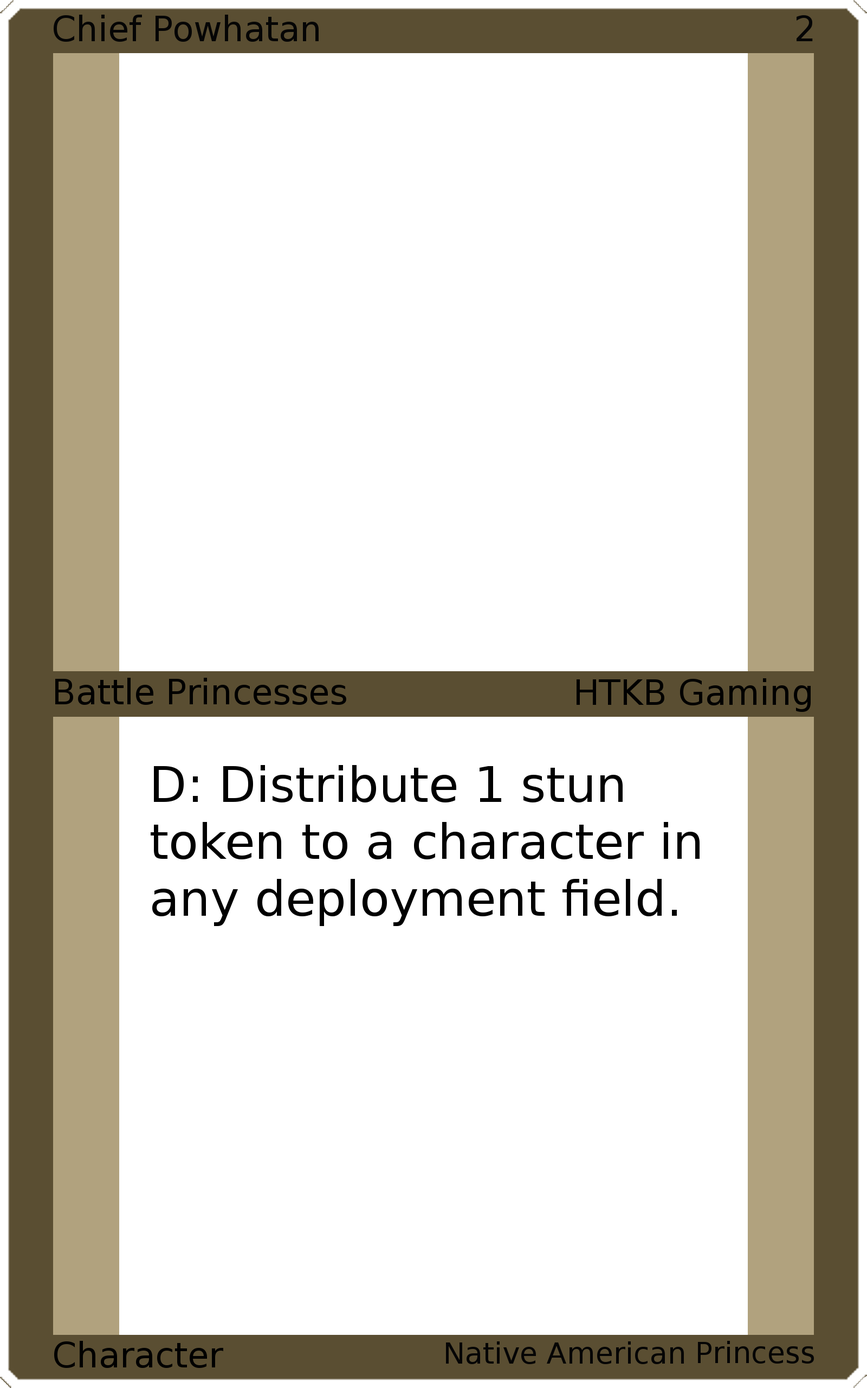
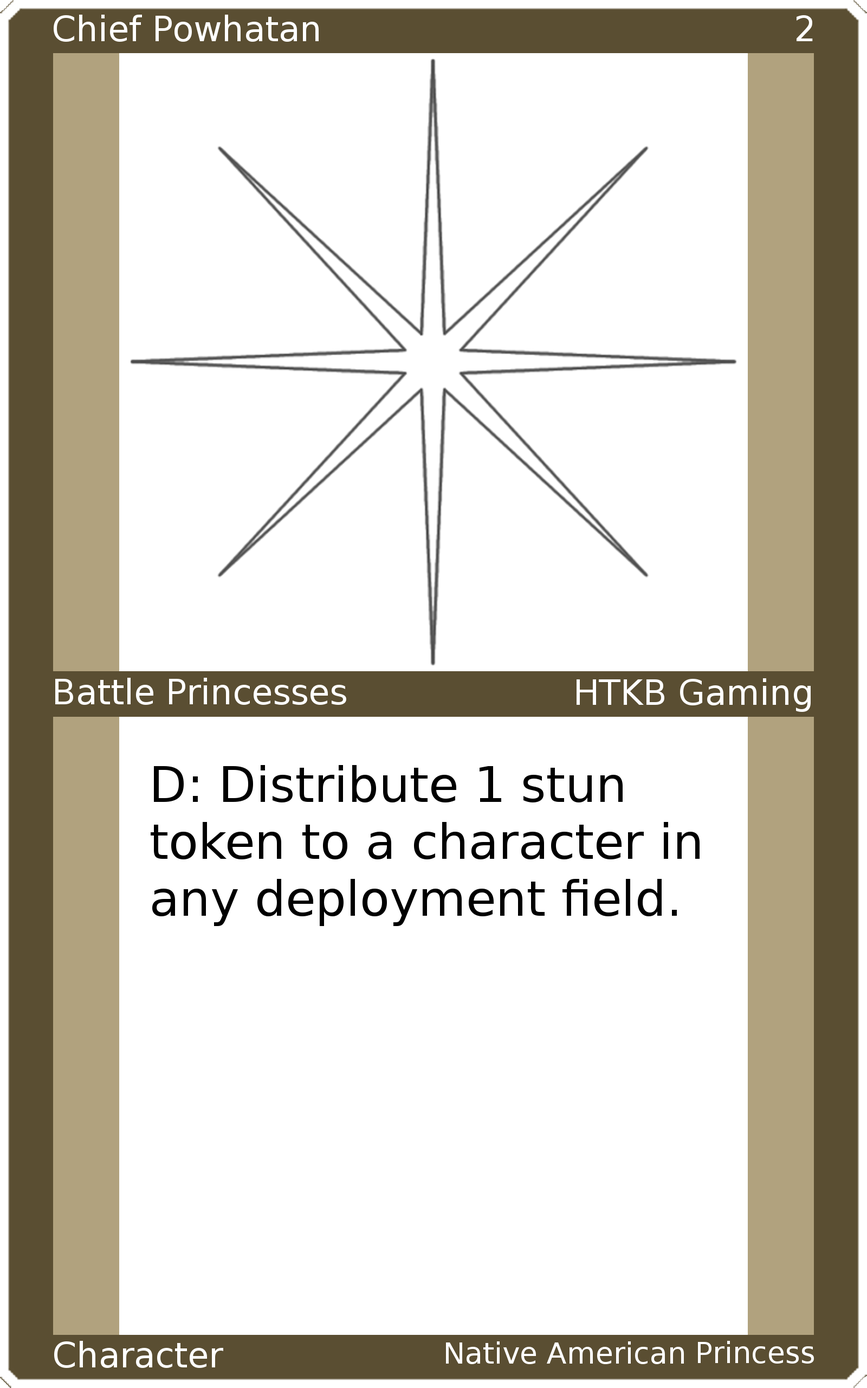
Before/after of a 867px x 1388px layered artwork. What changed in the layer stack:
painted on "Upper Left" over [53,14,319,42]
painted on "Upper Right" over [796,15,814,42]
painted on "Mid Left" over [55,677,347,705]
painted on "Mid Right" over [576,678,811,712]
painted on "Bottom Left" over [54,1340,224,1368]
painted on "Bottom Right" over [446,1340,815,1364]
added layer "Art" above "Top Background" over [129,57,738,666]
